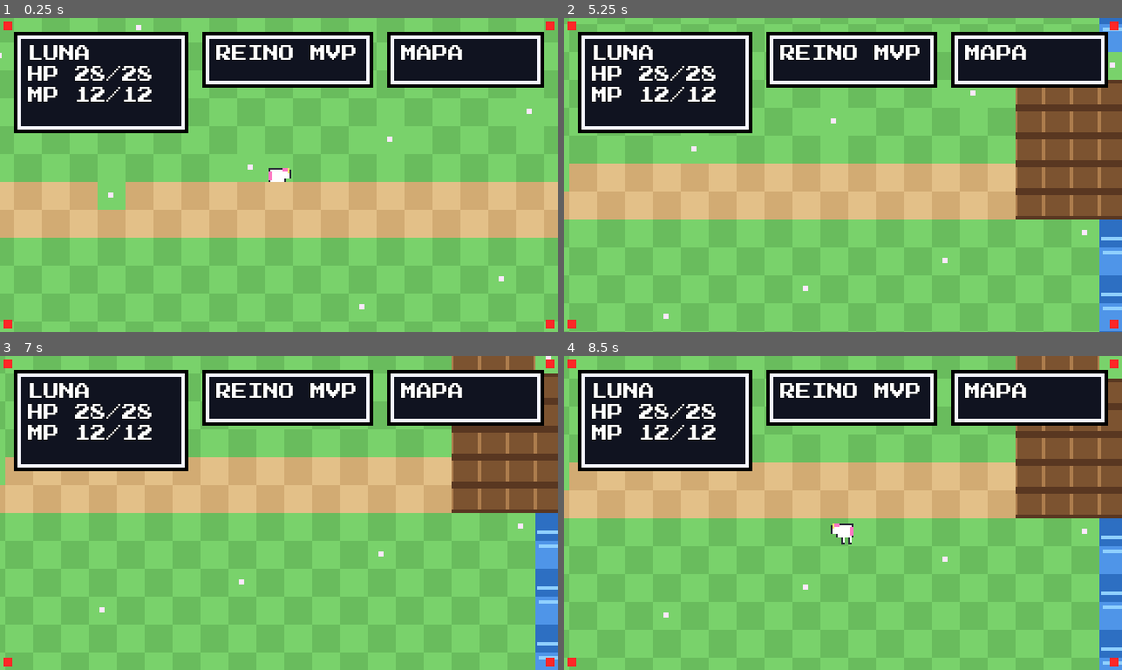
Above: before the commit, frames 1-4 (two rows, left to right).
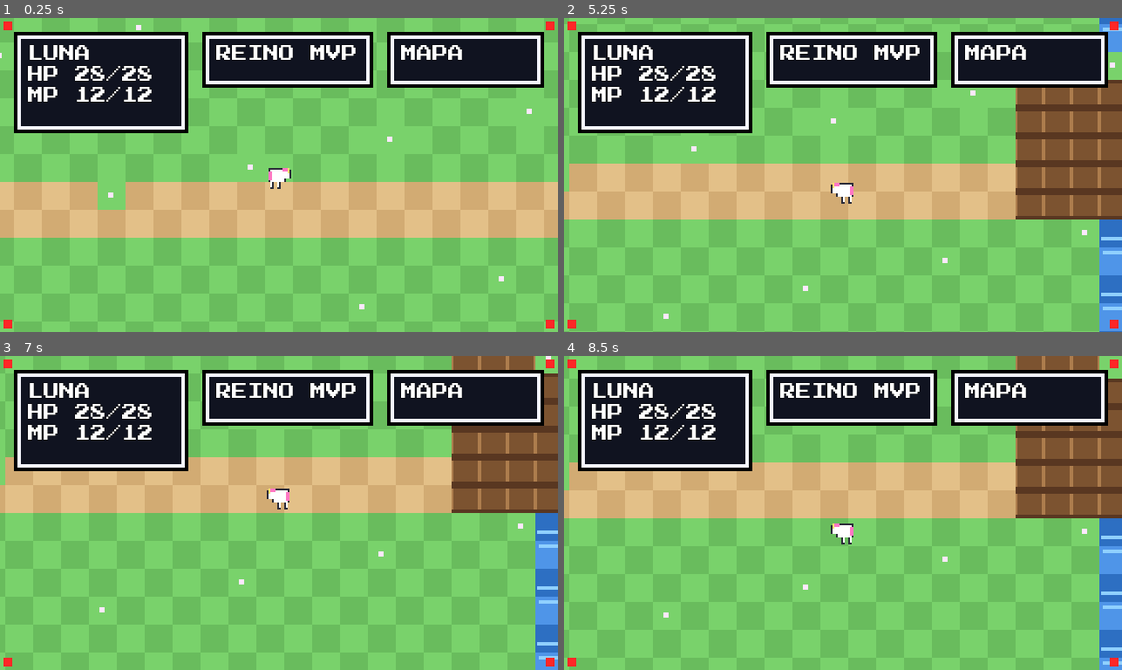
Above: after the commit, the same moments.

Repository: lualab-xyz/rpg-unicorn-platform
Game: Godot game, scene res://scenes/main.tscn
The game is run twice, just before and just after one commit, with the same random seed, the same clock (stepped at 60 frames per second) and the same inputs.
Inputs (mouse positions are in pixels of both pictures, inside the frame that each line leads up to):
- Up to frame 1 (0.25 s): no input
- Up to frame 2 (5.25 s): tap Enter (ui_accept) at 0.5, 3.5, 5 s; move the mouse to (965, 159) at 0.52 s; hold Right (ui_right) 0.53-1.25 s; hold Enter (ui_accept) 0.53-1.25 s; click (965, 159) at 0.67 s; drag from (731, 190) to (815, 237) at 1.27 s; move the mouse to (898, 105) at 2.02 s; hold Right (ui_right) 2.03-2.75 s; hold Enter (ui_accept) 2.03-2.75 s; tap E at 2.1 s; drag from (815, 237) to (675, 127) at 2.77 s; move the mouse to (1010, 222) at 3.52 s; hold Left (ui_left) 3.53-4.25 s; hold Enter (ui_accept) 3.53-4.25 s; tap Q at 3.6 s; drag from (675, 127) to (759, 96) at 4.27 s; move the mouse to (870, 175) at 5.02 s; hold Down (ui_down) from 5.03 s (still down); hold Enter (ui_accept) from 5.03 s (still down); click (870, 175) at 5.17 s
- Up to frame 3 (7 s): release Down (ui_down) at 5.75 s; release Enter (ui_accept) at 5.75 s; drag from (195, 434) to (167, 528) at 5.77 s; move the mouse to (401, 497) at 6.52 s; hold Up (ui_up) from 6.53 s (still down); hold Enter (ui_accept) from 6.53 s (still down); tap E at 6.6 s
- Up to frame 4 (8.5 s): release Up (ui_up) at 7.25 s; release Enter (ui_accept) at 7.25 s; drag from (731, 528) to (815, 575) at 7.27 s; tap Enter (ui_accept) at 8 s; move the mouse to (898, 443) at 8.02 s; hold Down (ui_down) from 8.03 s (still down); hold Enter (ui_accept) from 8.03 s (still down); tap Q at 8.1 s

The runs differ from the first frame. In frame 1, less than 0.1% of the frame differs, in the area x 48-51%, y 52-55%; in frame 2, 0.2%, in the area x 47-52%, y 52-60%; in frame 3, 0.2%; in frame 4, nothing differs.

Commit message:
fix entity draw order and mobile npc interaction reliability

Diff:
--- a/apps/godot-player/scripts/main.gd
+++ b/apps/godot-player/scripts/main.gd
@@ -37,6 +37,7 @@
 var dialogue_active := false
 var dialogue_node := ""
 var dialogue_index := 0
+var interaction_latch := false
 
 var dialogue_tree := {
     "start": {
@@ -122,8 +123,15 @@
     touch_pad.set_enabled(_is_mobile_ui() and not dialogue_active)
     dpad.visible = _is_mobile_ui() and not dialogue_active
 
-    if not dialogue_active and can_talk and Input.is_action_just_pressed("ui_accept"):
-        _start_dialogue()
+    if can_talk and not dialogue_active:
+        if Input.is_action_pressed("ui_accept"):
+            if not interaction_latch:
+                _start_dialogue()
+                interaction_latch = true
+        else:
+            interaction_latch = false
+    elif not dialogue_active:
+        interaction_latch = false
 
     if dialogue_active:
         if Input.is_action_just_pressed("ui_up"):
@@ -246,6 +254,7 @@
 func _on_talk_pressed() -> void:
     if not dialogue_active and _near_npc():
         _start_dialogue()
+        interaction_latch = true
 
 
 func _on_select_pressed() -> void:
--- a/apps/godot-player/scripts/world_renderer.gd
+++ b/apps/godot-player/scripts/world_renderer.gd
@@ -21,11 +21,11 @@
     while tilemap.get_layers_count() <= LAYER_DECOR:
         tilemap.add_layer(tilemap.get_layers_count())
 
-    tilemap.set_layer_z_index(LAYER_GROUND, 0)
-    tilemap.set_layer_z_index(LAYER_PATH, 1)
-    tilemap.set_layer_z_index(LAYER_WATER, 2)
-    tilemap.set_layer_z_index(LAYER_BRIDGE, 3)
-    tilemap.set_layer_z_index(LAYER_DECOR, 5)
+    tilemap.set_layer_z_index(LAYER_GROUND, -10)
+    tilemap.set_layer_z_index(LAYER_PATH, -9)
+    tilemap.set_layer_z_index(LAYER_WATER, -8)
+    tilemap.set_layer_z_index(LAYER_BRIDGE, -7)
+    tilemap.set_layer_z_index(LAYER_DECOR, -6)
 
     var ts := TileSet.new()
     var atlas := TileSetAtlasSource.new()
Not shown, changed: AGENT_CONTEXT/PLAN.md
Not shown, changed: AGENT_CONTEXT/STATE.md
